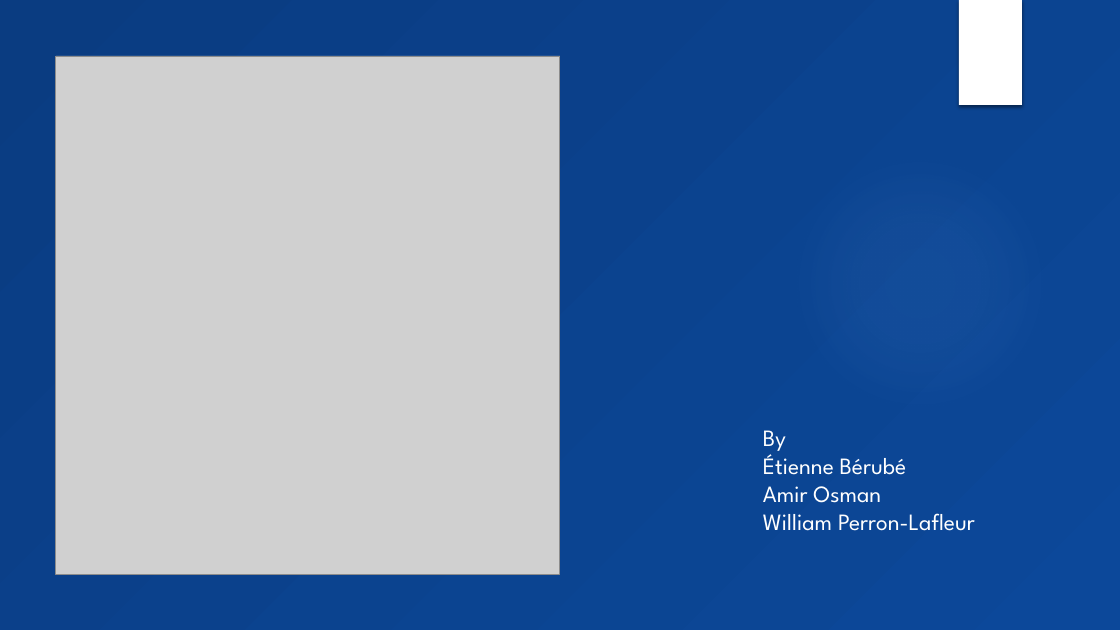
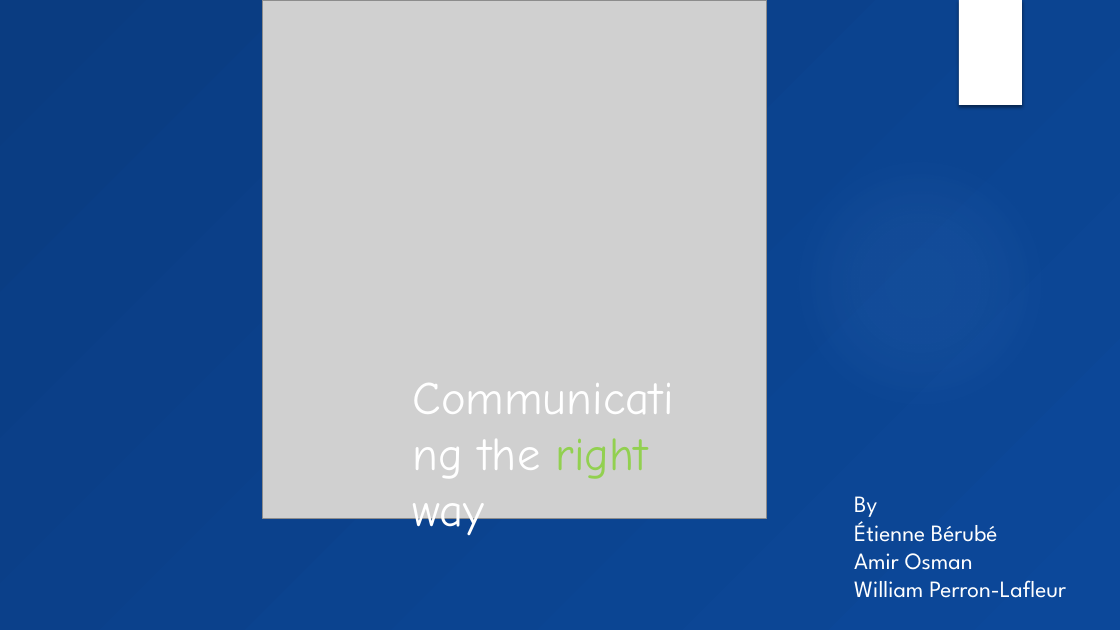
Before and after one commit to superDeano/Moody-app, a slide deck: slide 1 of Documentation/Moods-final.pptx. Drawn at 1120x630 pixels with LibreOffice and Linux fonts; fonts in the diff are those of the drawing; grey boxes stand for pictures; background and template pictures are left out. Boxes give left, top, right and bottom in pixels: in the first picture for what was removed or moved away, otherwise in the second. Text is boxed around its words. In the diff, an @@ line names an element or a change of style, - is before the commit and + after.

```diff
--- a/Documentation/Moods-final.pptx
+++ b/Documentation/Moods-final.pptx
@@ picture: place and size @@
-picture at [55,56,560,575]
+picture at [263,0,767,518]
@@ text added at [413,438,648,541], 40 pt, text #FFFFFF @@
+Communicating the right way
@@ text "By": place and size @@
-text "By" at [763,430,975,531]
+text "By" at [854,496,1066,598]
```
Also in this commit, not shown: 1 other slide changed, 3 slides added, 2 slides removed.
